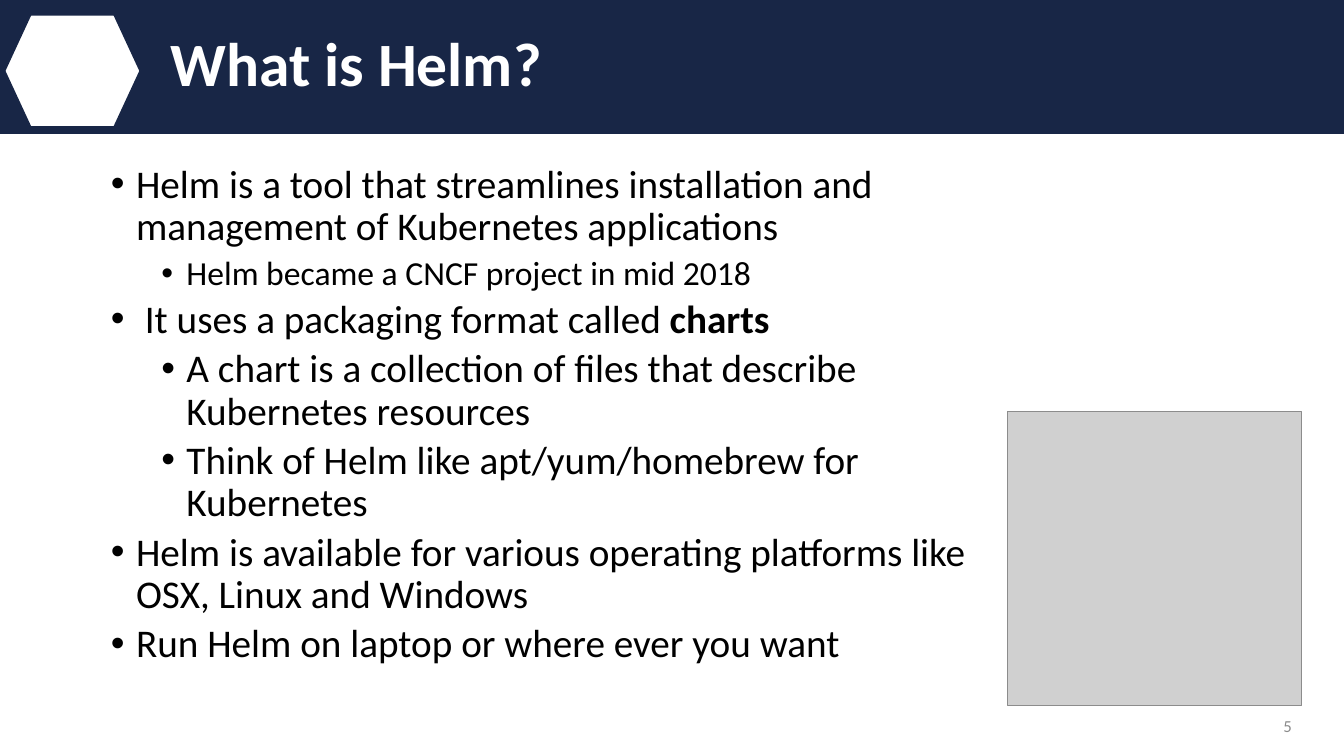
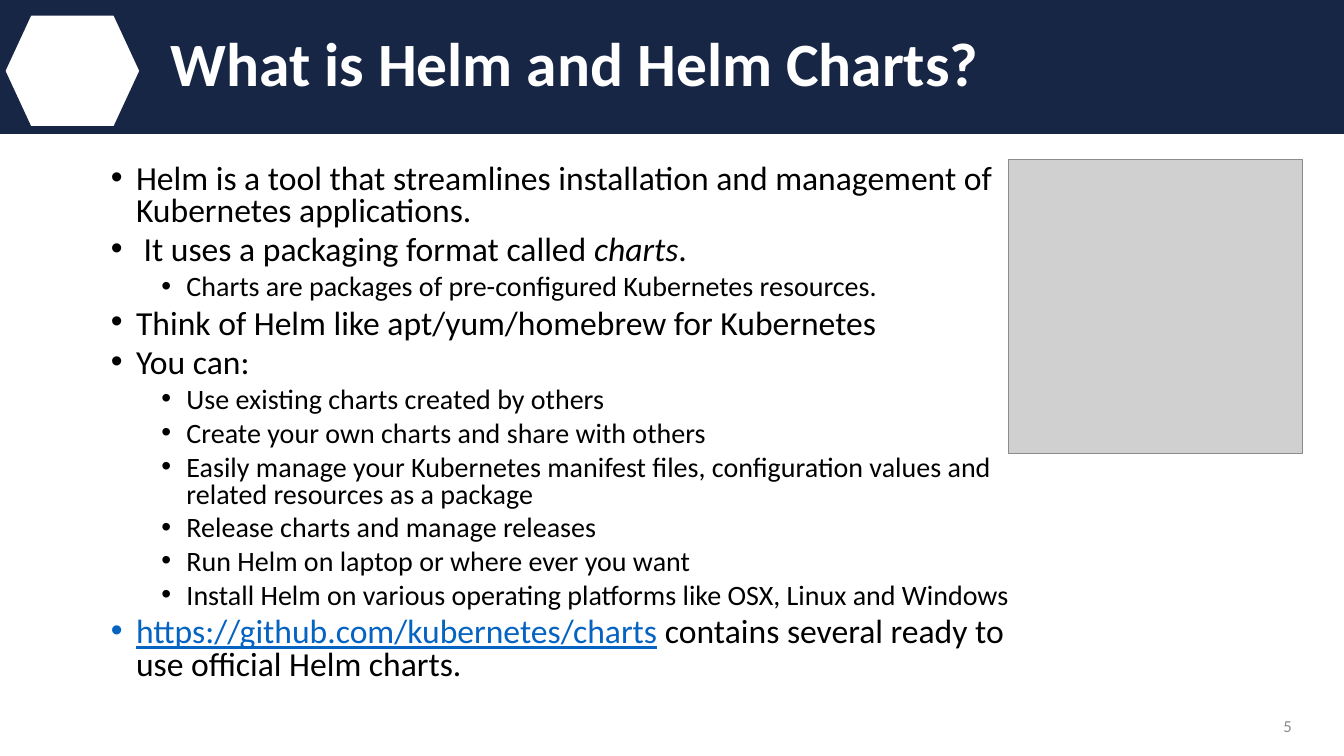
Before and after one commit to IBM/helm101, a slide deck: slide 5 of presentation/Helm.pptx. Drawn at 1344x756 pixels with LibreOffice and Linux fonts; fonts in the diff are those of the drawing; grey boxes stand for pictures; background and template pictures are left out. Boxes give left, top, right and bottom in pixels: in the first picture for what was removed or moved away, otherwise in the second. Text is boxed around its words. In the diff, an @@ line names an element or a change of style, - is before the commit and + after.

```diff
--- a/presentation/Helm.pptx
+++ b/presentation/Helm.pptx
@@ title at [171, 42, 978, 87]: text changed @@
-What is Helm?
+What is Helm and Helm Charts?
@@ text at [136, 166, 992, 301]: text changed; size 28 to 24 pt @@
-  • Helm is a tool that streamlines installation and management of Kubernetes applications
-    • Helm became a CNCF project in mid 2018
-  • It uses a packaging format called charts
-    • A chart is a collection of files that describe Kubernetes resources
+  • Helm is a tool that streamlines installation and management of Kubernetes applications.
+  • It uses a packaging format called charts.
+    • Charts are packages of pre-configured Kubernetes resources.
@@ picture: place and size @@
-picture at [1008, 411, 1303, 706]
+picture at [1008, 159, 1303, 454]
@@ text at [136, 311, 876, 576]: size 28 to 24 pt in "Think of Helm like apt/yum/homebrew for Kubernetes"; size 28 to 20 pt in "Run Helm on laptop or where ever ..."; list level 3 to 2 in "Think of Helm like apt/yum/homebrew ..."; line spacing 0.9 to 0.8; list level 2 to 3 in "Run Helm on laptop or ..." @@
@@ text at [136, 352, 991, 542]: text changed; size 28 to 20 pt @@
-  • Helm is available for various operating platforms like OSX, Linux and Windows
+  • You can:
+    • Use existing charts created by others
+    • Create your own charts and share with others
+    • Easily manage your Kubernetes manifest files, configuration values and related resources as a package
+    • Release charts and manage releases
@@ text at [136, 585, 1008, 677]: paragraphs added @@
+    • Install Helm on various operating platforms like OSX, Linux and Windows
+  • https://github.com/kubernetes/charts contains several ready to use official Helm charts.
```
Also in this commit, not shown: 15 other slides changed, 2 slides added, 11 slides removed.
